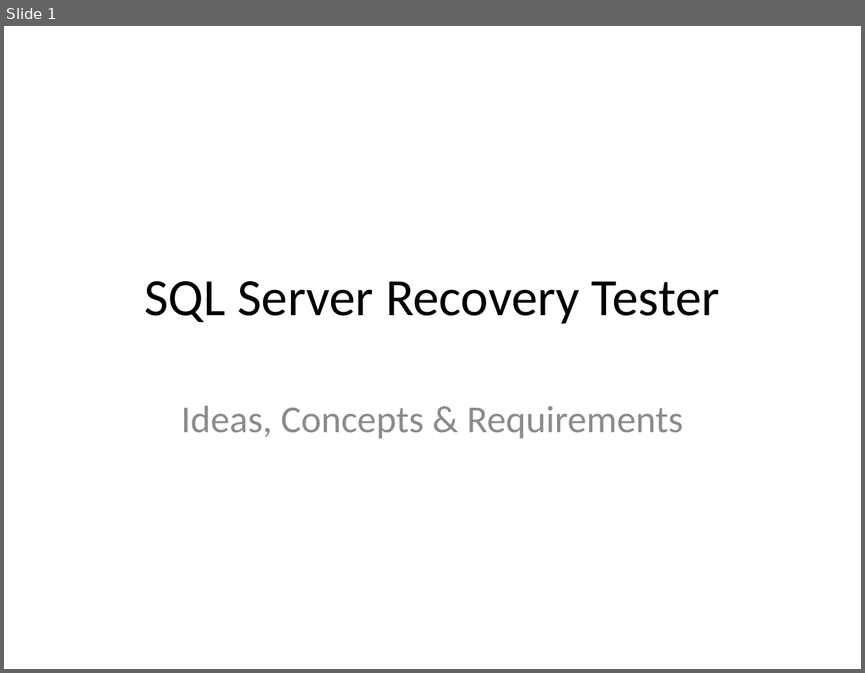
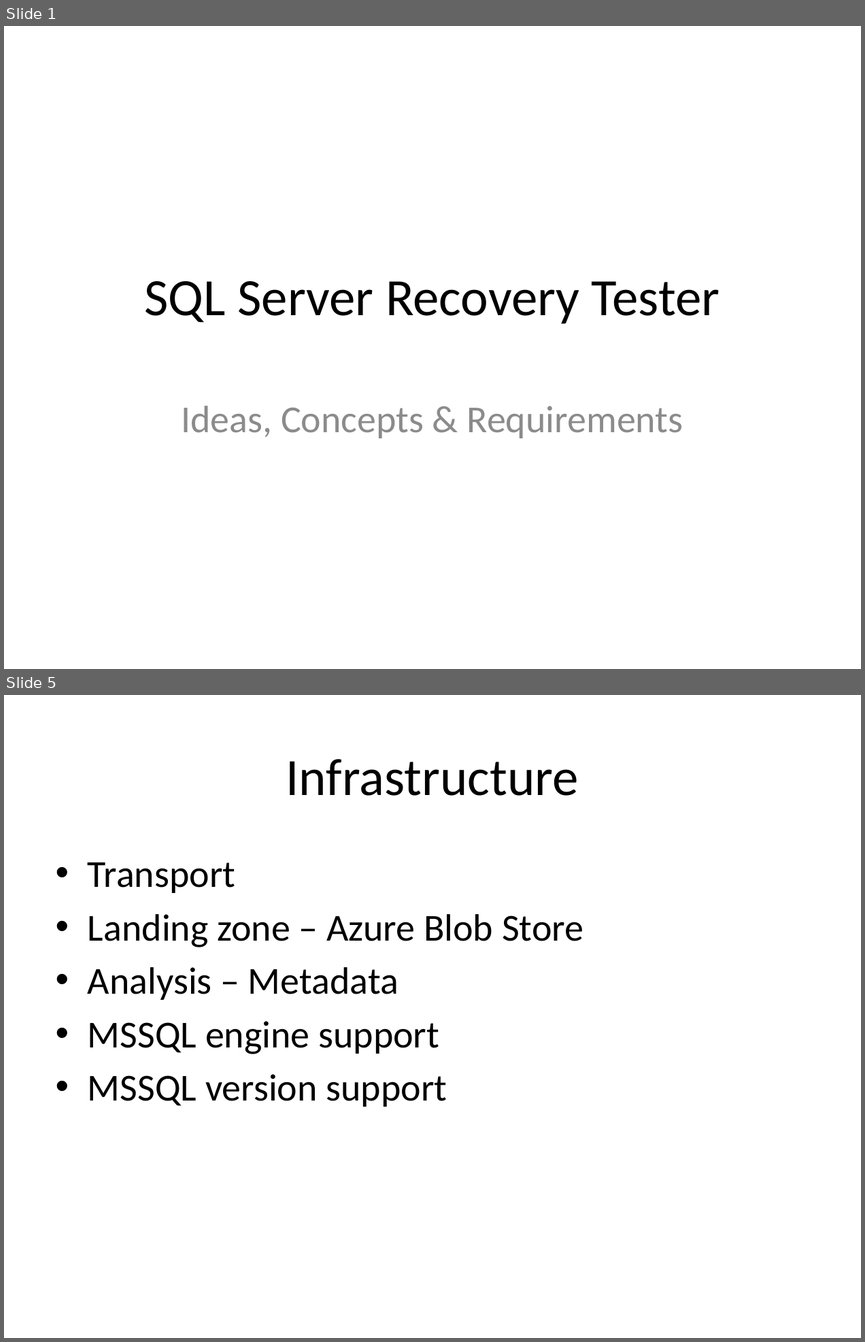
Before and after one commit to NielsGrove/MSSqlRecoveryTester, a slide deck: Documentation/MsSqlRecoveryTester.Concepts.pptx. Shown one above the other, each under a label of ours: slide 1 before the commit, slides 1 and 5 after it; the slides between them are not shown. The pictures are 865x673 and 865x1342 pixels, drawn with LibreOffice and Linux fonts; fonts in the diff are those of the drawing. Boxes give left, top, right and bottom in pixels: in the first picture for what was removed or moved away, otherwise in the second. Text is boxed around its words. In the diff, an @@ line names an element or a change of style, - is before the commit and + after.

```diff
--- a/Documentation/MsSqlRecoveryTester.Concepts.pptx
+++ b/Documentation/MsSqlRecoveryTester.Concepts.pptx
@@ slide 5 added at [4, 695, 861, 1338], background #FFFFFF @@
@@ title added at [286, 759, 579, 796], 44 pt, text #000000 @@
+Infrastructure
@@ text added at [88, 862, 583, 1106], 32 pt, text #000000 @@
+• Transport
+• Landing zone – Azure Blob Store
+• Analysis – Metadata
+• MSSQL engine support
+• MSSQL version support
```
Also in this commit, not shown: 7 other slides added.
